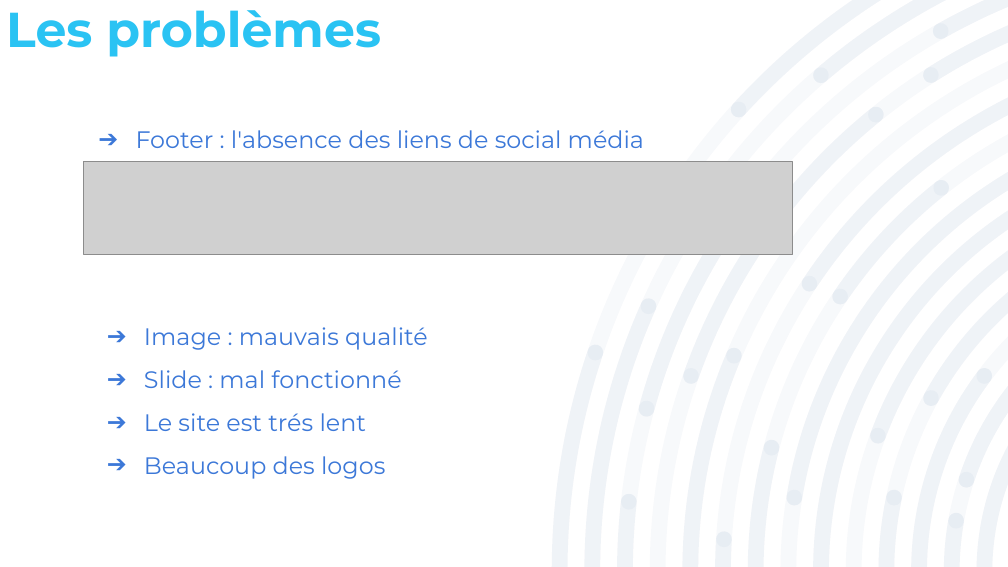
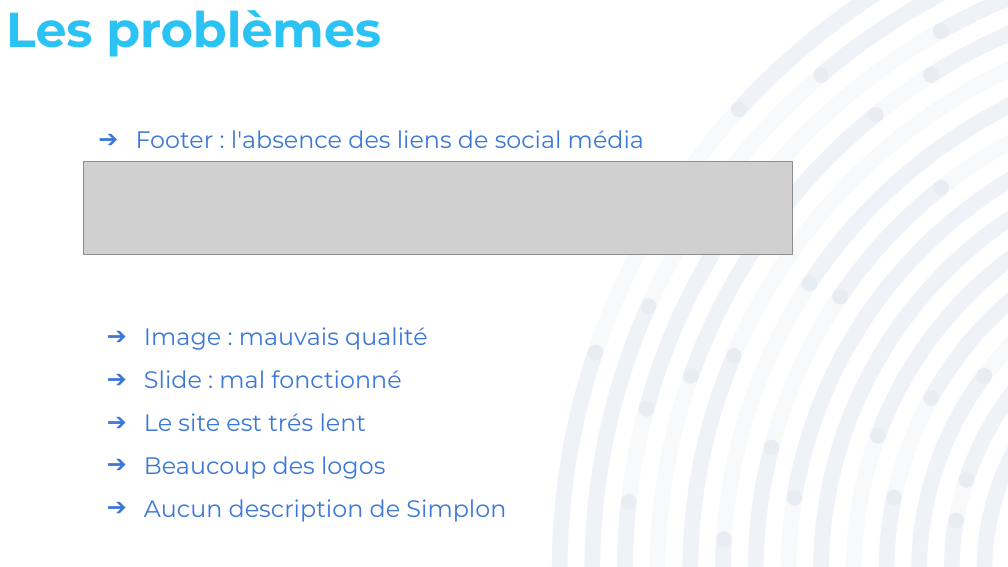
Before and after one commit to CHAHBAR-SOUFIANE/Projet_5_Mise-niveau_solicode.co, a slide deck: slide 7 of Présentation/Projet_5.pptx. Drawn at 1008x567 pixels with LibreOffice and Linux fonts; fonts in the diff are those of the drawing; grey boxes stand for pictures. Boxes give left, top, right and bottom in pixels: in the first picture for what was removed or moved away, otherwise in the second. Text is boxed around its words. In the diff, an @@ line names an element or a change of style, - is before the commit and + after.

```diff
--- a/Présentation/Projet_5.pptx
+++ b/Présentation/Projet_5.pptx
@@ text at (x1=144, y1=499, x2=506, y2=522): paragraph added @@
+➔ Aucun description de Simplon
```
Also in this commit, not shown: 1 slide added, 1 slide removed.
